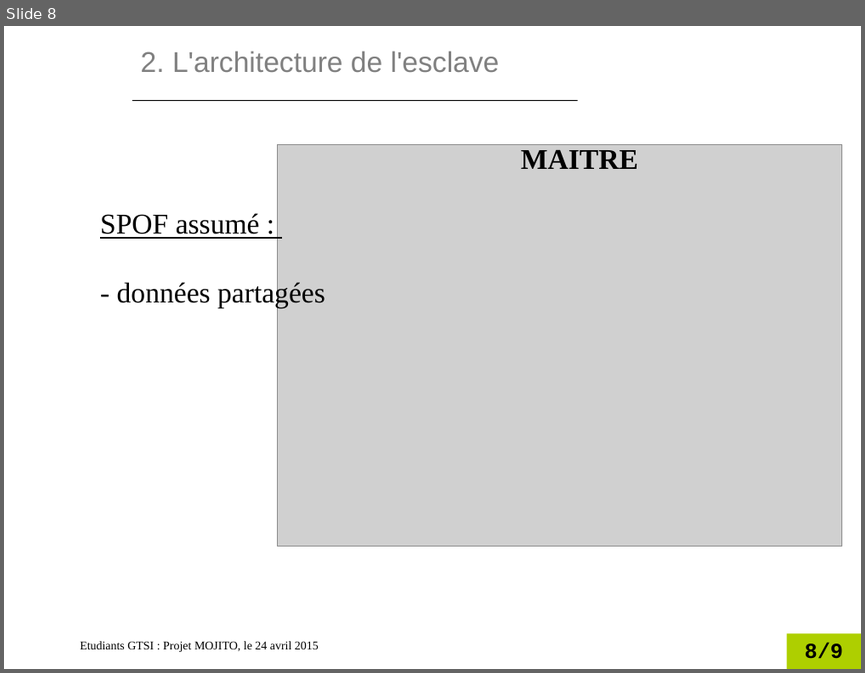
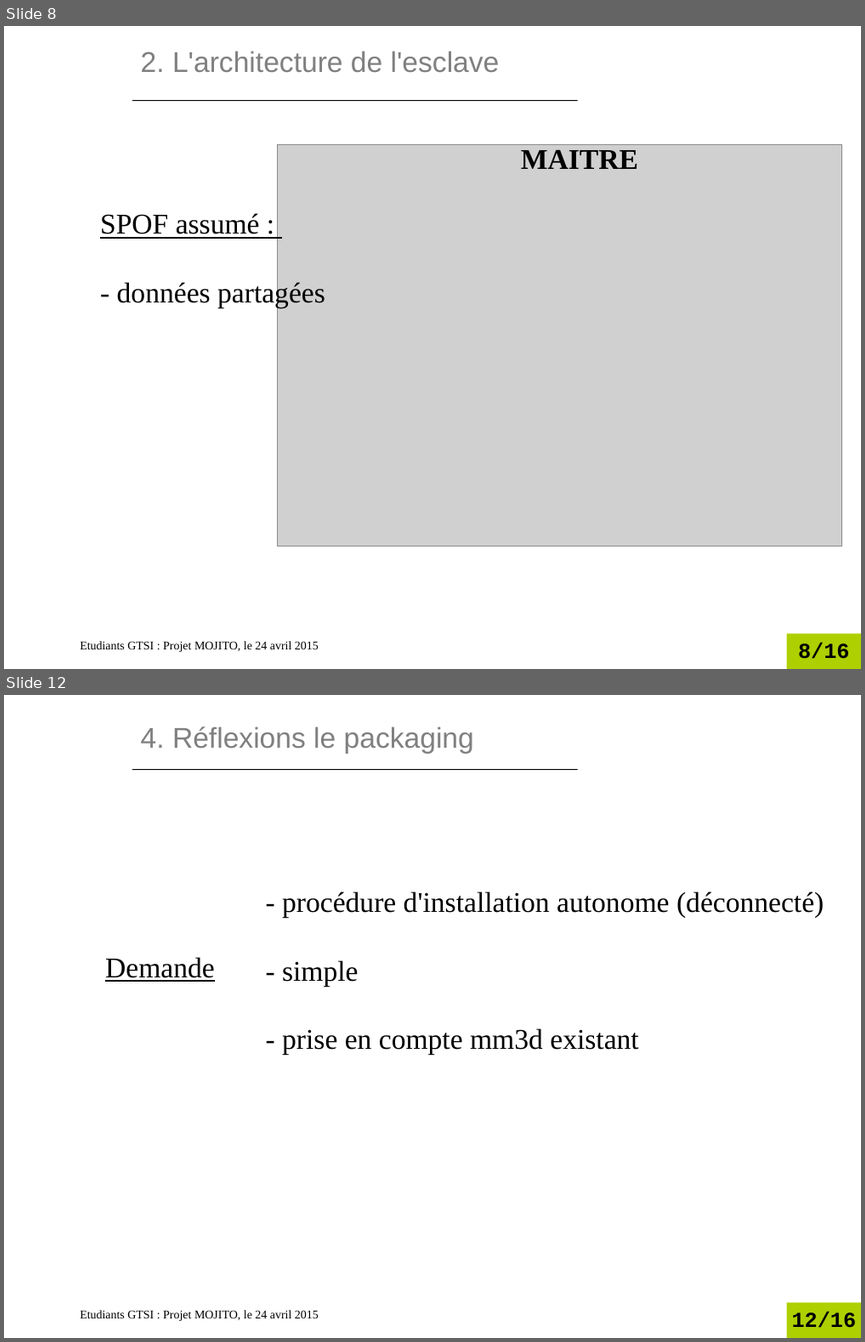
Before and after one commit to Nomelihp/Opium, a slide deck: doc/diaporama/Presentation_2404.odp. Shown one above the other, each under a label of ours: slide 8 before the commit, slides 8 and 12 after it; the slides between them are not shown. The pictures are 865x673 and 865x1342 pixels, drawn with LibreOffice and Linux fonts; fonts in the diff are those of the drawing; grey boxes stand for pictures; background and template pictures are left out. Boxes give left, top, right and bottom in pixels: in the first picture for what was removed or moved away, otherwise in the second. Text is boxed around its words. In the diff, an @@ line names an element or a change of style, - is before the commit and + after.

```diff
--- a/doc/diaporama/Presentation_2404.odp
+++ b/doc/diaporama/Presentation_2404.odp
@@ slide 12 added at bbox=[4, 695, 861, 1338], background picture (left out); not listed: 2 template elements that a slide beside it also shows @@
@@ title added at bbox=[141, 726, 474, 754], 24 pt, text #808080 @@
+4. Réflexions le packaging
@@ line added from (132, 770) to (577, 770), #000000 0.74 pt @@
@@ text added at bbox=[282, 891, 823, 1055], 24 pt, text #000000 @@
+- procédure d'installation autonome (déconnecté)
+- simple
+- prise en compte mm3d existant
@@ text added at bbox=[105, 957, 215, 981], 24 pt, text #000000, underline @@
+Demande
@@ page number at bbox=[798, 641, 849, 658]: text changed @@
-8/9
+8/16
```
Also in this commit, not shown: 1 slide changed, 6 other slides added, 3 other files.
